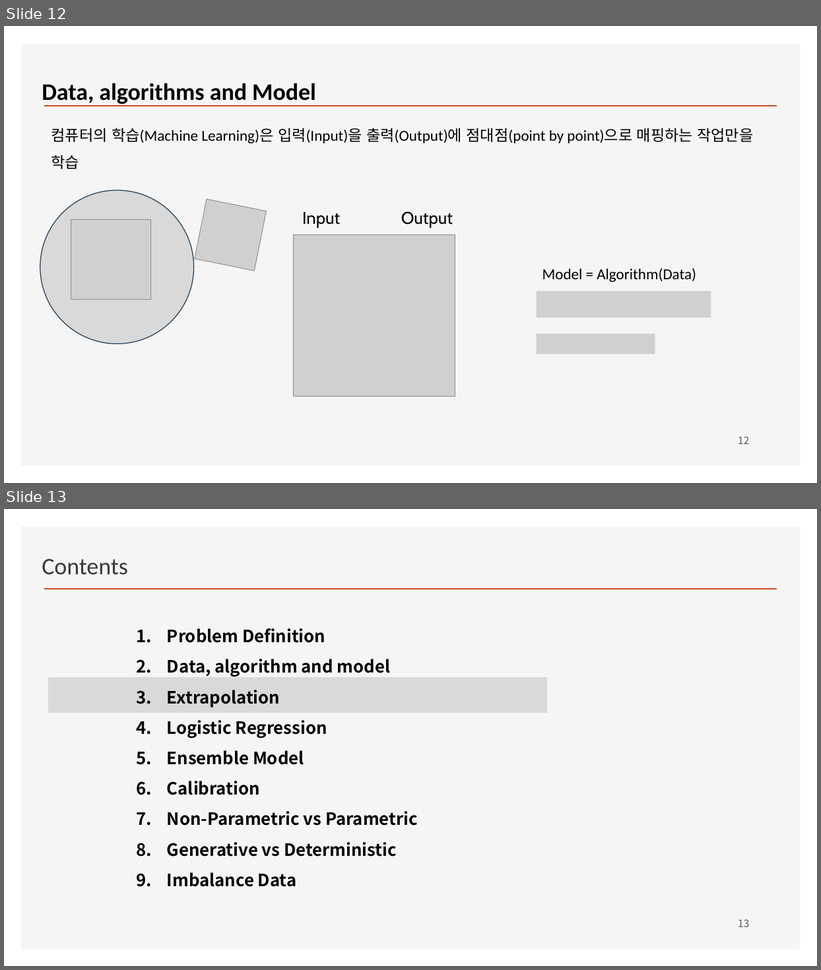
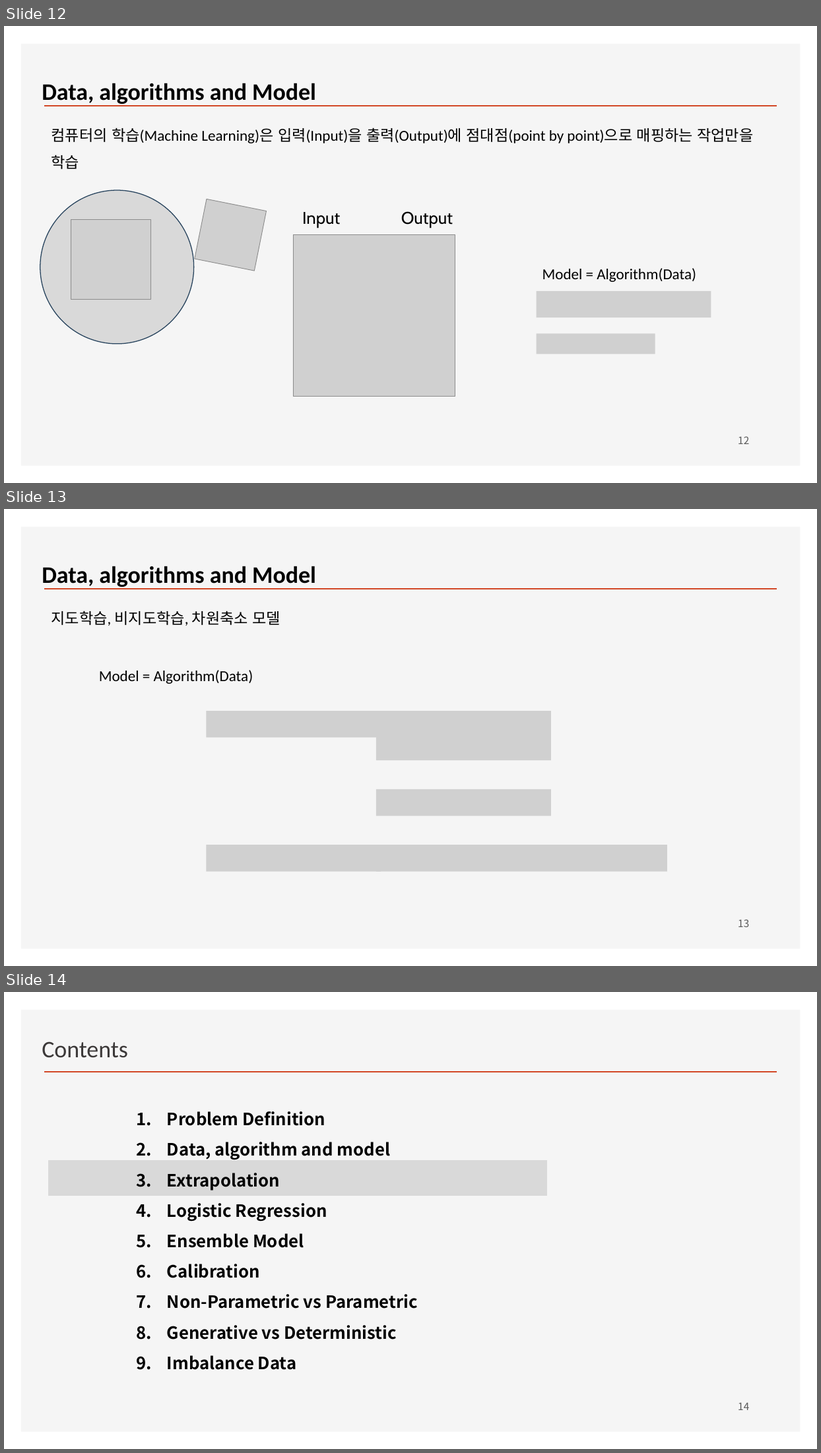
Before and after one commit to ancestor9/2026_Fall_Deep-Learning-with-Python, a slide deck: ML/ML_DL Algorithms.pptx. Shown one above the other, each under a label of ours: slides 12 and 13 before the commit, slides 12, 13 and 14 after it. The pictures are 821x970 and 821x1453 pixels, drawn with LibreOffice and Linux fonts; fonts in the diff are those of the drawing; grey boxes stand for pictures; background and template pictures are left out. Boxes give left, top, right and bottom in pixels: in the first picture for what was removed or moved away, otherwise in the second. Text is boxed around its words. In the diff, an @@ line names an element or a change of style, - is before the commit and + after.

```diff
--- a/ML/ML_DL Algorithms.pptx
+++ b/ML/ML_DL Algorithms.pptx
@@ slide 13 added at [4, 509, 817, 966], background #FFFFFF; not listed: 2 template elements that a slide beside it also shows @@
@@ text added at [42, 566, 316, 589], 28 pt, text #000000, bold @@
+Data, algorithms and Model
@@ text added at [52, 611, 281, 626], 18 pt, text #000000 @@
+지도학습, 비지도학습, 차원축소 모델
@@ text added at [99, 670, 253, 684], 18 pt, text #000000 @@
+Model = Algorithm(Data)
@@ picture added at [207, 711, 382, 738] @@
@@ picture added at [376, 711, 551, 738] @@
@@ picture added at [376, 734, 551, 761] @@
@@ picture added at [376, 789, 551, 817] @@
@@ picture added at [207, 845, 382, 872] @@
@@ picture added at [376, 845, 667, 872] @@
@@ page number added at [738, 920, 749, 927], 12 pt, text #595959 @@
+13
@@ what was slide 13 is now slide 14 @@
@@ page number at [738, 1403, 749, 1410]: text changed @@
-13
+14
```
Also in this commit, not shown: 4 other slides added.
